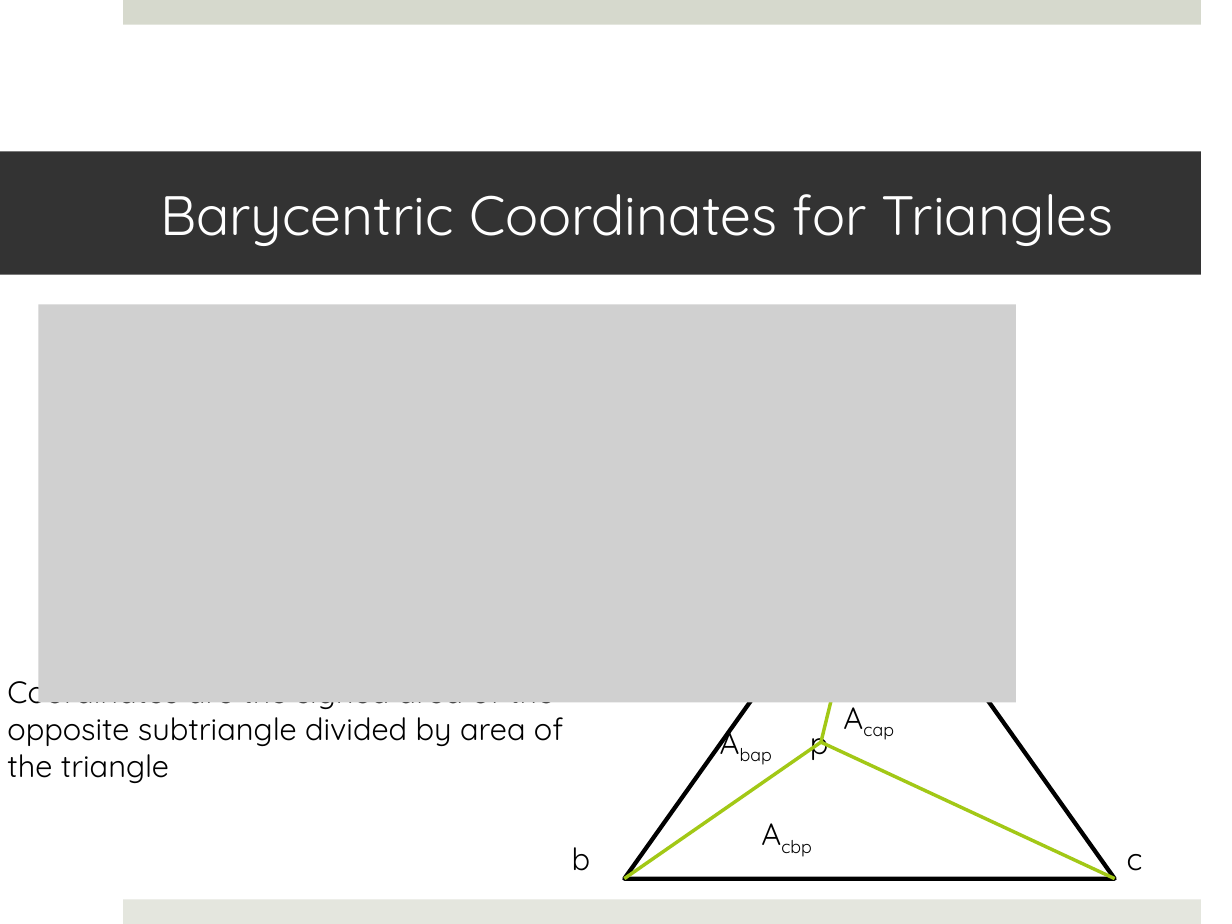
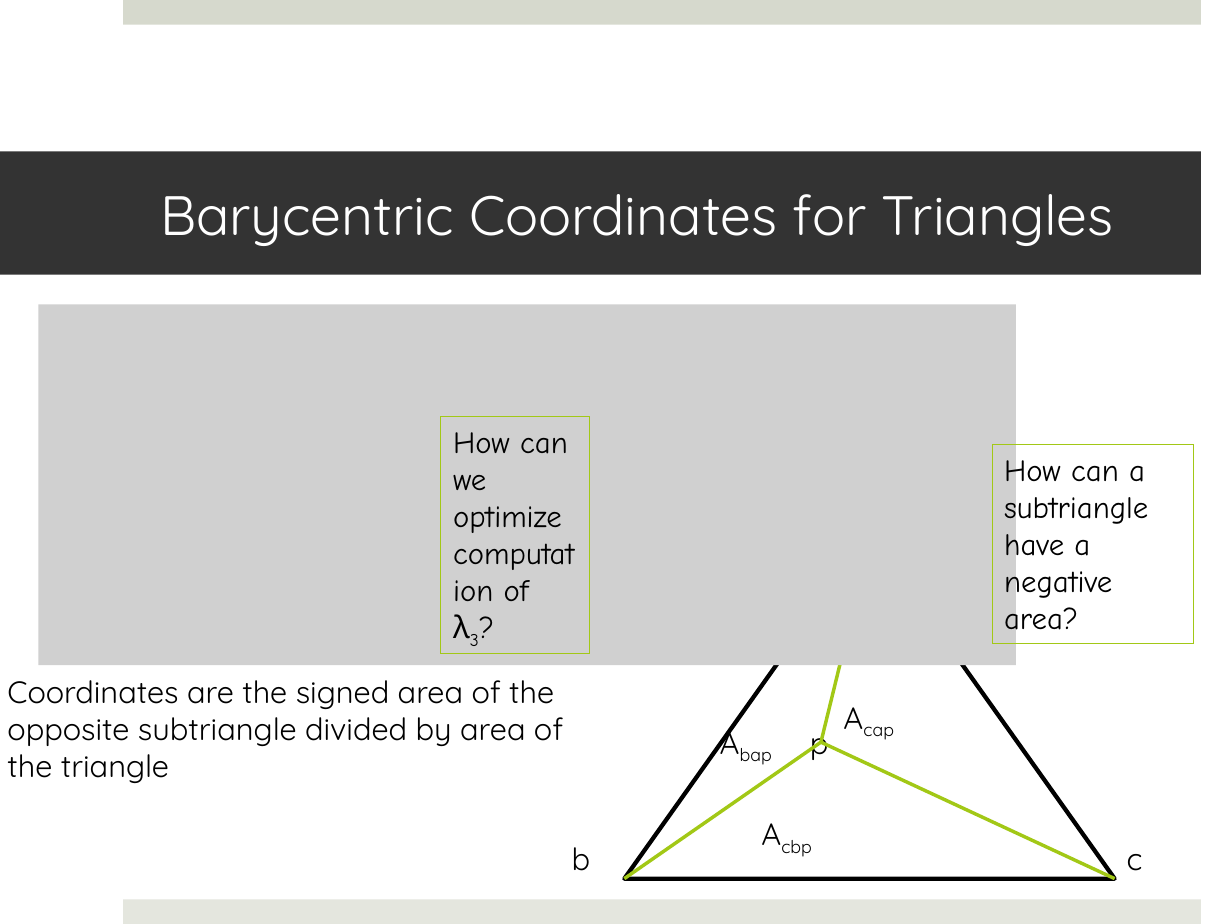
Before and after one commit to shaffer1/UIllinois_Rendering, a slide deck: slide 19 of Lecture-2-Ray Tracing.pptx. Drawn at 1232x924 pixels with LibreOffice and Linux fonts; fonts in the diff are those of the drawing; grey boxes stand for pictures. Boxes give left, top, right and bottom in pixels: in the first picture for what was removed or moved away, otherwise in the second. Text is boxed around its words. In the diff, an @@ line names an element or a change of style, - is before the commit and + after.

```diff
--- a/Lecture-2-Ray Tracing.pptx
+++ b/Lecture-2-Ray Tracing.pptx
@@ picture: place and size @@
-picture at <box>38,304,1016,702</box>
+picture at <box>38,304,1016,665</box>
@@ rectangle added at <box>441,416,589,653</box>, outline #A2C816 0.75 pt, 18 pt, text #000000 @@
+How can we optimize computation of λ3?
@@ rectangle added at <box>992,445,1193,644</box>, outline #A2C816 0.75 pt, 18 pt, text #000000 @@
+How can a subtriangle have a negative area?
```
Also in this commit, not shown: 1 other slide changed.
